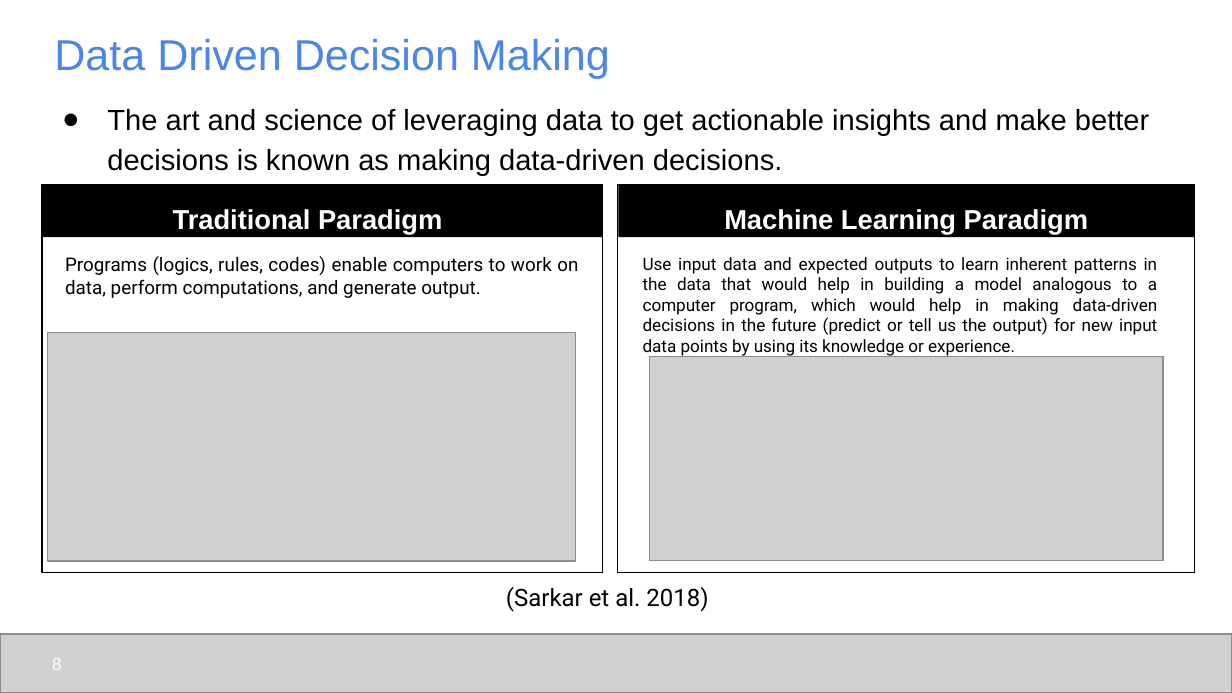
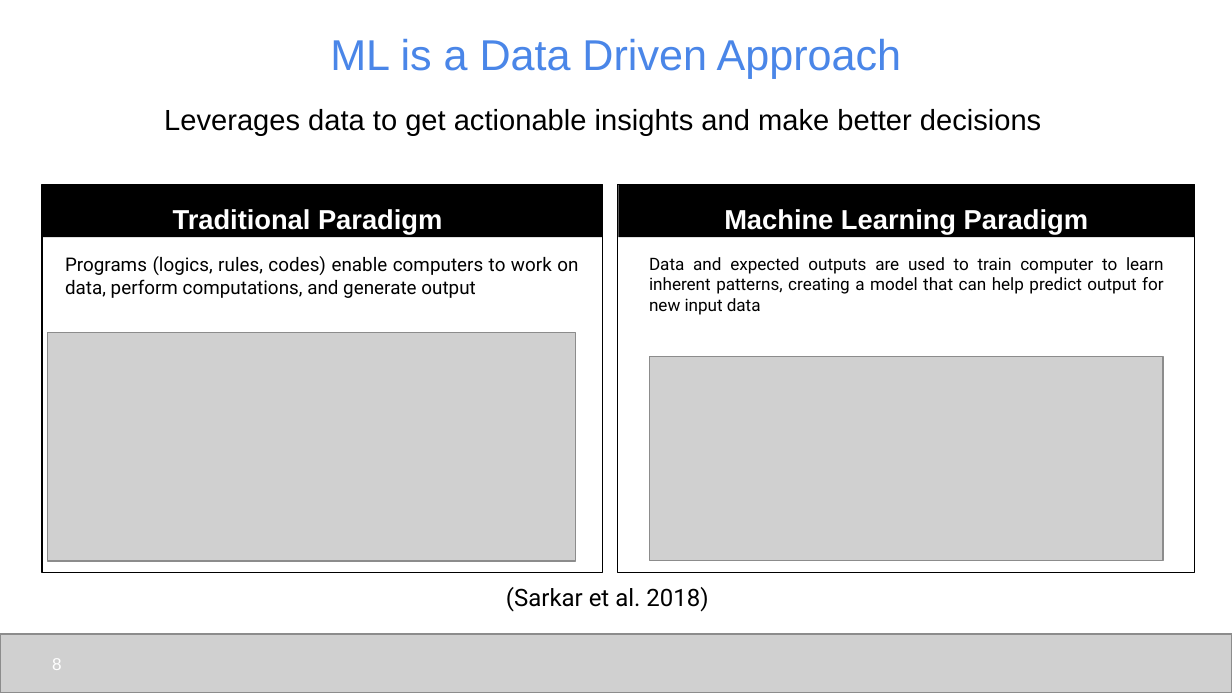
Before and after one commit to udel-cbcb/al_ml_workshop, a slide deck: slide 8 of Day_1/Lectures/Day_1_Lecture_1_Introduction_to_Artificial_Intelligence_and_Machine_Learning.pptx. Drawn at 1232x693 pixels with LibreOffice and Linux fonts; fonts in the diff are those of the drawing; grey boxes stand for pictures. Boxes give left, top, right and bottom in pixels: in the first picture for what was removed or moved away, otherwise in the second. Text is boxed around its words. In the diff, an @@ line names an element or a change of style, - is before the commit and + after.

```diff
--- a/Day_1/Lectures/Day_1_Lecture_1_Introduction_to_Artificial_Intelligence_and_Machine_Learning.pptx
+++ b/Day_1/Lectures/Day_1_Lecture_1_Introduction_to_Artificial_Intelligence_and_Machine_Learning.pptx
@@ title at box(330, 38, 902, 78): text changed @@
-Data Driven Decision Making
+ML is a Data Driven Approach
@@ text at box(164, 109, 1041, 135): text changed @@
-● The art and science of leveraging data to get actionable insights and make better decisions is known as making data-driven decisions.
+Leverages data to get actionable insights and make better decisions
@@ text at box(65, 256, 578, 298): text changed @@
-Programs (logics, rules, codes) enable computers to work on data, perform computations, and generate output.
+Programs (logics, rules, codes) enable computers to work on data, perform computations, and generate output
@@ text at box(649, 257, 1164, 315): text changed @@
-Use input data and expected outputs to learn inherent patterns in the data that would help in building a model analogous to a computer program, which would help in making data-driven decisions in the future (predict or tell us the output) for new input data points by using its knowledge or experience.
+Data and expected outputs are used to train computer to learn inherent patterns, creating a model that can help predict output for new input data
```
Also in this commit, not shown: 21 other slides changed, 2 slides added, 3 slides removed, 2 other files.
